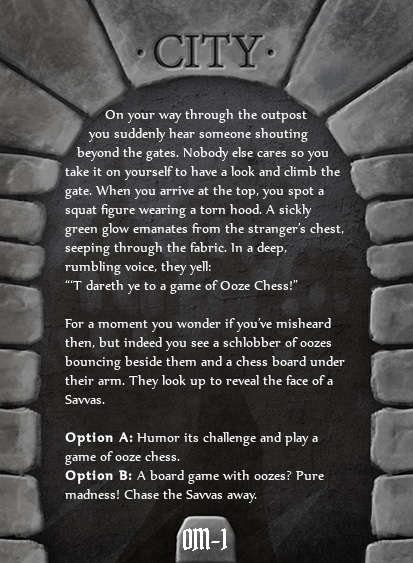
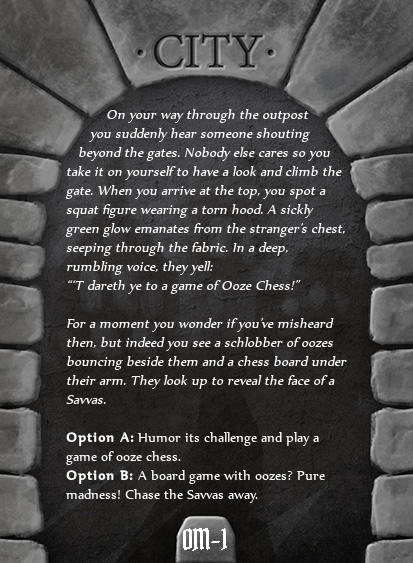
Comparing the layer stacks of the two 413 x 563 images. Changes:
painted on "On your way through ..." over 65, 109, 347, 503
